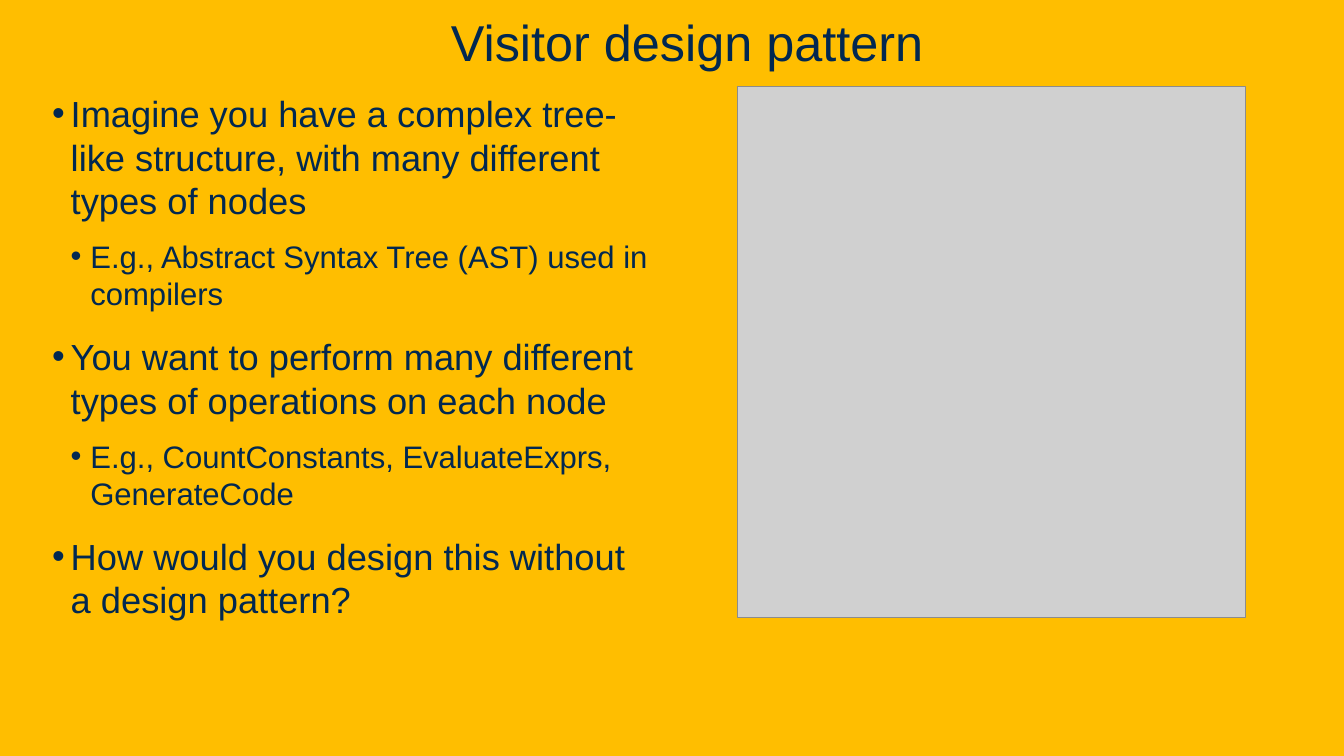
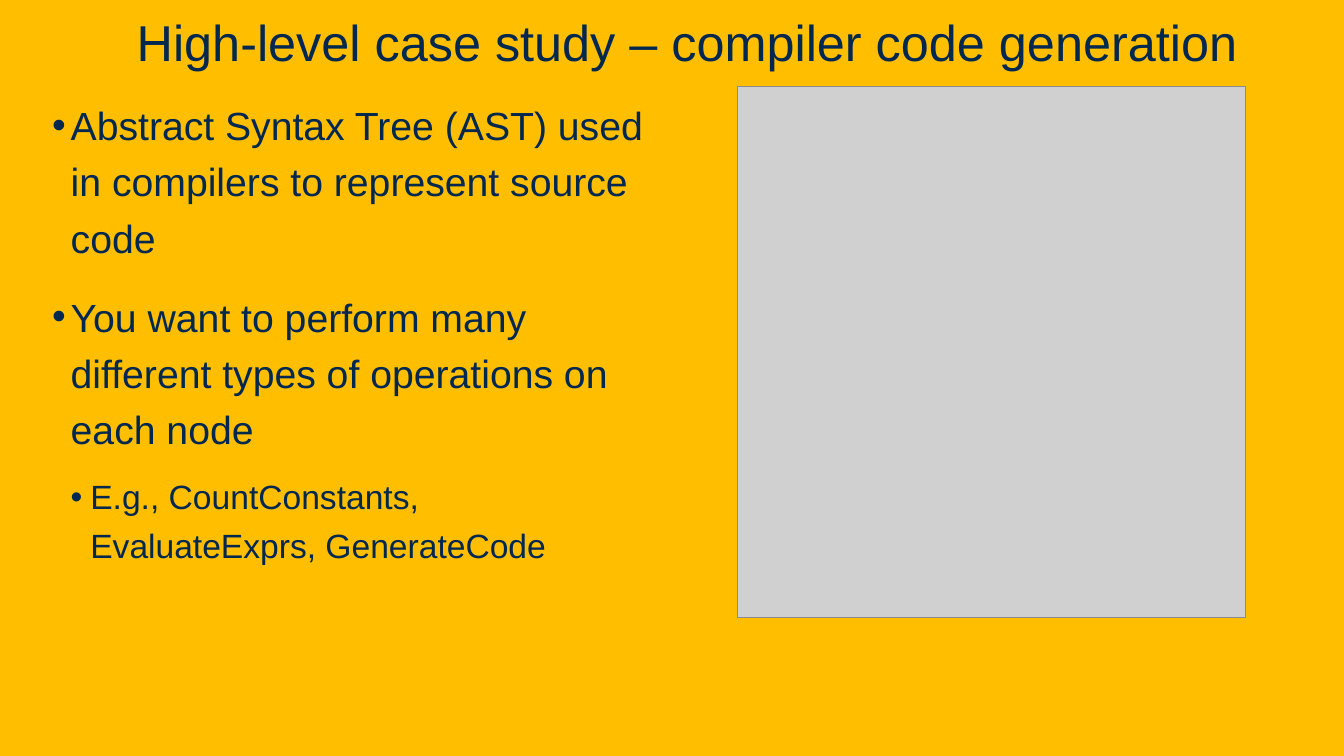
Before and after one commit to davsec-teaching/ECS160-Winter2025, a slide deck: slide 124 of slides/8_design_patterns.pptx (slide 97 before the commit). Drawn at 1344x756 pixels with LibreOffice and Linux fonts; fonts in the diff are those of the drawing; grey boxes stand for pictures; background and template pictures are left out. Boxes give left, top, right and bottom in pixels: in the first picture for what was removed or moved away, otherwise in the second. Text is boxed around its words. In the diff, an @@ line names an element or a change of style, - is before the commit and + after.

Commit message:
Updated design patterns

```diff
--- a/slides/8_design_patterns.pptx
+++ b/slides/8_design_patterns.pptx
@@ title at (x1=137, y1=24, x2=1237, y2=71): text changed @@
-Visitor design pattern
+High-level case study – compiler code generation
@@ text at (x1=71, y1=111, x2=643, y2=254): text changed; size 25.9 to 28 pt @@
-• Imagine you have a complex tree-like structure, with many different types of nodes
-  • E.g., Abstract Syntax Tree (AST) used in compilers
+• Abstract Syntax Tree (AST) used in compilers to represent source code
@@ text at (x1=71, y1=303, x2=608, y2=565): size 25.9 to 28 pt in "You want to perform many different types ..."; size 22.2 to 24 pt in "E.g., CountConstants, EvaluateExprs, GenerateCode"; line spacing 1 to 1.2 @@
@@ text at (x1=71, y1=543, x2=625, y2=620): paragraph removed @@
-• How would you design this without a design pattern?
```
Also in this commit, not shown: 15 other slides changed, 28 slides added, 2 slides removed.
